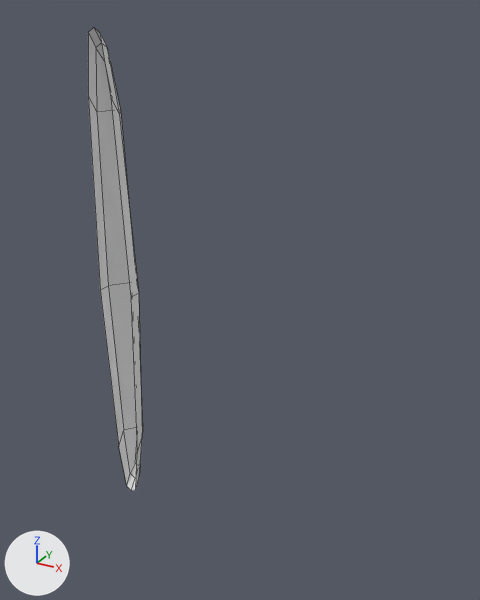
An edit to the Blender file assets/models/props/autoportal_frame/autoportal_frame.blend, drawn before and after from the same camera.
Before and after are seen from a 50 mm camera at (1.61, -1.9, 1.04) aimed at (0.52, 0.09, 0.05). Every picture has the same lights, and +X, +Y and +Z are marked at lower left. Mesh edges are drawn as thin lines.

In view in the first picture: 'autoportal_frame'.
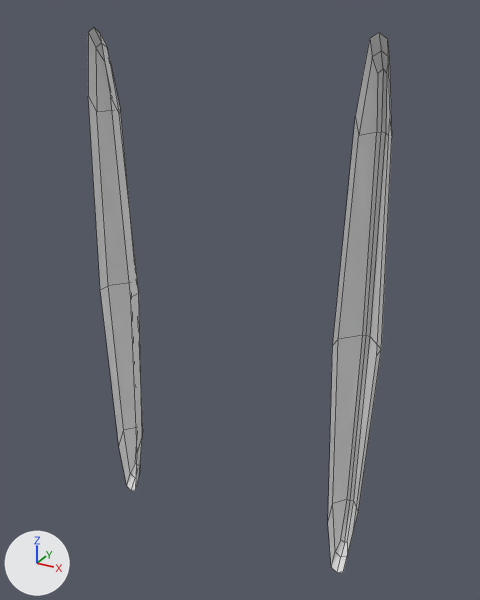
The newer file is also turned or shifted as a whole; pictures and numbers use the older file's frame.

Changed parts and their boxes [x1, y1, x2, y2] in the pictures (480 x 600 px):
'autoportal_frame', reshaped (445% wider, 18% taller)
    before: [88, 27, 143, 491]
    after: [88, 27, 392, 573]
part 1 of me_autoportal_frame, added
    after: [328, 32, 392, 573]

The edits, one by one:
me_autoportal_frame has 39 vertices, 32 faces and spans x -0.08..0.08, y 0.0..0.12, z -0.98..0.98.
me_autoportal_frame is used by ob_autoportal_frame; location (0.0, 0.0, 0.0).
me_autoportal_frame part 1: the loose piece of 39 vertices spanning x -0.08..0.08, y 0.0..0.12, z -0.98..0.98 is copied, and the copy is turned 180 degrees about the y axis through its middle, then moved by (1.0, 0.0, 0.0); it spans x 0.92..1.08, y 0.0..0.12, z -0.98..0.98.
